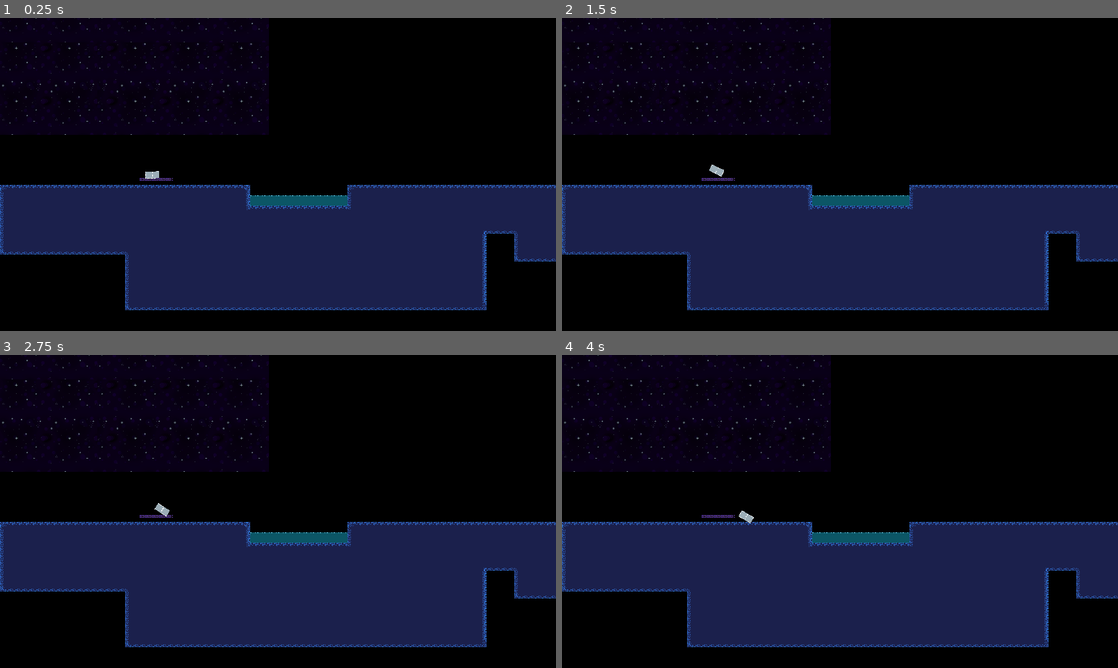
Above: before the commit, frames 1-4 (two rows, left to right).
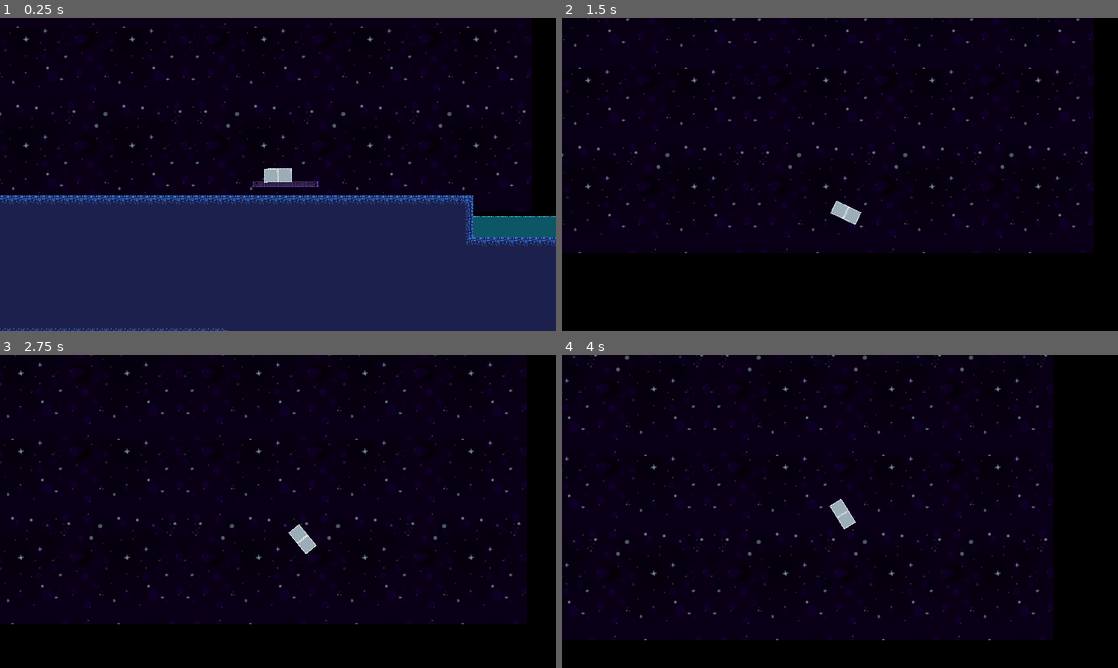
Above: after the commit, the same moments.

Repository: zio-penny/Lander
Game: Godot game, scene res://scenes/Main.tscn
Same seed, same stepped clock (60 frames per second), same inputs: the game is played once before the commit and once after it.
Inputs:
- Up to frame 1 (0.25 s): no input
- Up to frame 2 (1.5 s): tap Enter at 0.5 s; hold L (RollRight) 0.53-1.28 s; hold W (Throttle) 0.53-1.28 s; hold K (AuxDown) from 1.28 s (still down); tap W (Throttle) at 1.35 s
- Up to frame 3 (2.75 s): release K (AuxDown) at 2.03 s; hold L (RollRight) from 2.03 s (still down); hold W (Throttle) from 2.03 s (still down)
- Up to frame 4 (4 s): release L (RollRight) at 2.78 s; release W (Throttle) at 2.78 s; hold I (AuxUp) 2.78-3.53 s; tap W (Throttle) at 2.85 s; hold J (RollLeft) from 3.53 s (still down); hold W (Throttle) from 3.53 s (still down)

The runs differ from the first frame. In frame 1, 24% of the frame differs, in the area x 0-100%, y 0-100%; in frame 2, 37%; in frame 3, 37%, in the area x 0-100%, y 0-94%; in frame 4, 37%.

Commit message:
ground effect implemented on main thruster, TODO: add effect to other thrusters

Diff:
--- a/project.godot
+++ b/project.godot
@@ -17,10 +17,12 @@
 
 [display]
 
-window/size/viewport_width=1280
-window/size/viewport_height=720
+window/size/viewport_width=640
+window/size/viewport_height=360
 window/size/initial_position_type=2
 window/size/resizable=false
+window/size/window_width_override=1280
+window/size/window_height_override=720
 window/stretch/mode="canvas_items"
 
 [input]
--- a/scenes/CameraArmature.gd
+++ b/scenes/CameraArmature.gd
@@ -9,7 +9,7 @@
 	else: print("NO POD")
 
 func updatePosition(globalPosition:Vector2, velocity:Vector2):
-	print("Update pos: ", globalPosition, " Update vel: ", velocity)
+	# print("Update pos: ", globalPosition, " Update vel: ", velocity)
 	if velocity.length() > CameraLeadingMax:
 		velocity = velocity.normalized() * CameraLeadingMax
 	global_position = globalPosition + velocity
--- /dev/null
+++ b/scenes/GroundEffectCurve.tres
@@ -0,0 +1,5 @@
+[gd_resource type="Curve" format=3 uid="uid://cvt3vrgcu13a1"]
+
+[resource]
+_data = [Vector2(0, 1), 0.0, 0.0, 0, 0, Vector2(0.550725, 0.305263), -1.2615, -1.52526, 1, 0, Vector2(1, 0), 0.0, 0.0, 0, 0]
+point_count = 3
--- a/scenes/Pod.tscn
+++ b/scenes/Pod.tscn
@@ -1,7 +1,8 @@
-[gd_scene load_steps=5 format=3 uid="uid://dx4ttlvalnyng"]
+[gd_scene load_steps=6 format=3 uid="uid://dx4ttlvalnyng"]
 
 [ext_resource type="Script" path="res://scripts/Pod.gd" id="1_htjyx"]
 [ext_resource type="Texture2D" uid="uid://cbj0h085v8t1b" path="res://textures/Lander.png" id="2_wu0lr"]
+[ext_resource type="Curve" uid="uid://cvt3vrgcu13a1" path="res://scenes/GroundEffectCurve.tres" id="2_yua1n"]
 
 [sub_resource type="PhysicsMaterial" id="PhysicsMaterial_bkdgs"]
 friction = 0.43
@@ -17,6 +18,9 @@
 max_contacts_reported = 4
 contact_monitor = true
 script = ExtResource("1_htjyx")
+MainThrustPower = 2400.0
+GroundEffectMultiplier = 6.0
+EffectCurve = ExtResource("2_yua1n")
 
 [node name="Sprite2D" type="Sprite2D" parent="."]
 texture_filter = 1
--- a/scripts/Pod.gd
+++ b/scripts/Pod.gd
@@ -6,6 +6,9 @@
 @export var ManuThrustPower: float = 256
 @export var RotationThrustPower: float = 256
 @export var RollMultiplier:int = 4
+@export var GroundEffectDistance:float = 32
+@export var GroundEffectMultiplier:float = 4.0
+@export var EffectCurve:Curve
 
 var _throttle:float
 var _throttleDown:float
@@ -28,10 +31,7 @@
 signal current_velocity(globalPosition:Vector2, velocity:Vector2)
 
 @onready var _mainThruster:Node2D = $MainThruster
-@export var _mainThrusterLength:float = 32
-@export var _mainThrusterGEMultiplier:float = 4
-
-@onready var _downhruster:Node2D = $DownThruster
+@onready var _downThruster:Node2D = $DownThruster
 @onready var _leftThruster:Node2D = $LeftThruster
 @onready var _rightThruster:Node2D = $RightThruster
 
@@ -58,10 +58,20 @@
 
 	if abs(_throttle) + abs(_throttleDown) + abs(_strafe) + abs(_roll) + abs(_aux) != 0: sleeping = false;
 
-func _integrate_forces(state):
+func _integrate_forces(state:PhysicsDirectBodyState2D):
+	var world_space_state:PhysicsDirectSpaceState2D = get_world_2d().direct_space_state
 	# Ground Effect code will go here
+	var query:PhysicsRayQueryParameters2D = PhysicsRayQueryParameters2D.create(_mainThruster.global_position, _mainThruster.global_position + (Vector2.DOWN.rotated(rotation) * GroundEffectDistance))
+	var result:Dictionary = world_space_state.intersect_ray(query)
+
+	var currentMainGE:float = 1.0
+	if result:
+		var d:Vector2 = result.position - _mainThruster.global_position;
+		var ratio:float = EffectCurve.sample((d.length() / GroundEffectDistance))
+		currentMainGE = 1 + (ratio * GroundEffectMultiplier)
+
 	current_velocity.emit(global_position, state.linear_velocity)
-	apply_central_force(Vector2.UP.rotated(rotation) * (MainThrustPower) * _throttle)
+	apply_central_force(Vector2.UP.rotated(rotation) * MainThrustPower * currentMainGE * _throttle)
 	apply_central_force(Vector2.DOWN.rotated(rotation) * ManuThrustPower * _throttleDown)
 	apply_central_force(Vector2.RIGHT.rotated(rotation) * ManuThrustPower * _strafe)
 
